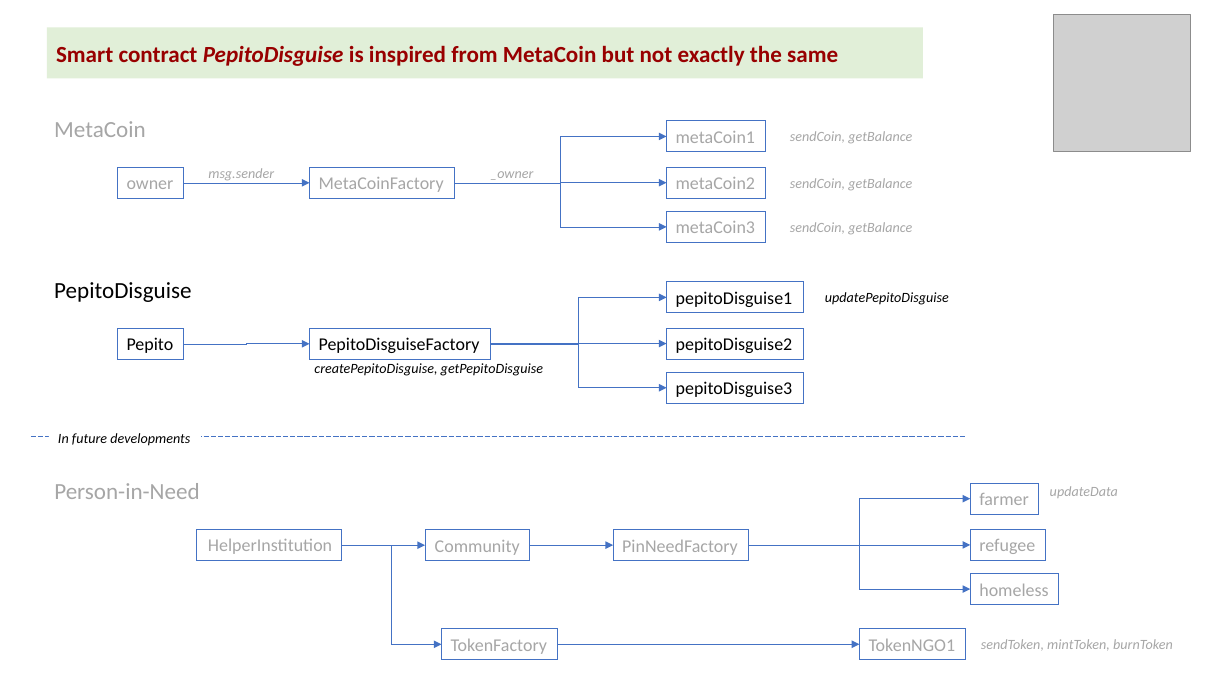
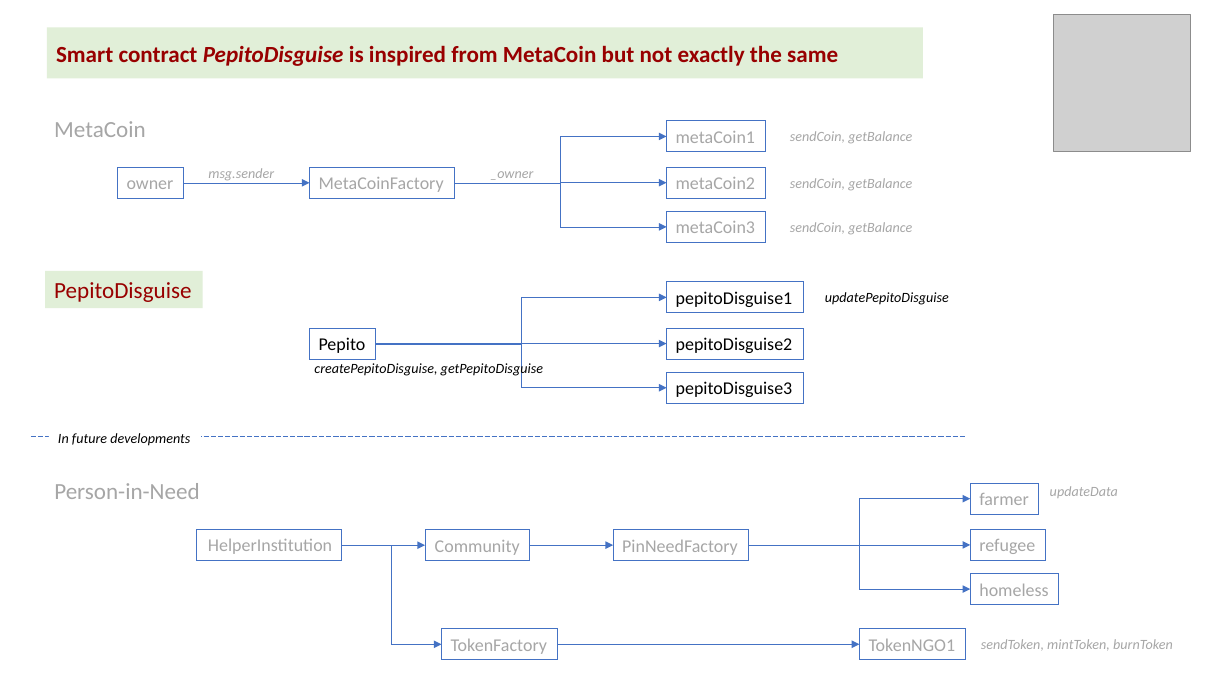
Before and after one commit to kvutien/Project-Machu-Picchu-2020, a slide deck: slide 1 of Pepito/Final Project Design.pptx. Drawn at 1232x693 pixels with LibreOffice and Linux fonts; fonts in the diff are those of the drawing; grey boxes stand for pictures. Boxes give left, top, right and bottom in pixels: in the first picture for what was removed or moved away, otherwise in the second. Text is boxed around its words. In the diff, an @@ line names an element or a change of style, - is before the commit and + after.

```diff
--- a/Pepito/Final Project Design.pptx
+++ b/Pepito/Final Project Design.pptx
@@ rectangle "PepitoDisguise": place and size @@
-rectangle "PepitoDisguise" at [54, 282, 191, 302]
+rectangle "PepitoDisguise" at [45, 271, 203, 308]
@@ rectangle "PepitoDisguise" at [45, 271, 203, 308]: text colour #000000 to #980000; fill none to #E1EFD8 @@
@@ elbow arrow moved from (491, 344) - (666, 298) to (375, 344) - (666, 298) @@
@@ rectangle "Pepito": place and size @@
-rectangle "Pepito" at [117, 328, 184, 360]
+rectangle "Pepito" at [310, 328, 376, 360]
@@ rectangle removed at [310, 328, 491, 360] @@
-PepitoDisguiseFactory
@@ elbow arrow removed from (184, 344) to (310, 344) @@
@@ elbow arrow moved from (491, 344) - (666, 388) to (375, 344) - (666, 388) @@
@@ elbow arrow moved from (491, 344) - (666, 344) to (375, 344) - (666, 344) @@
```
Also in this commit, not shown: 12 other files.
